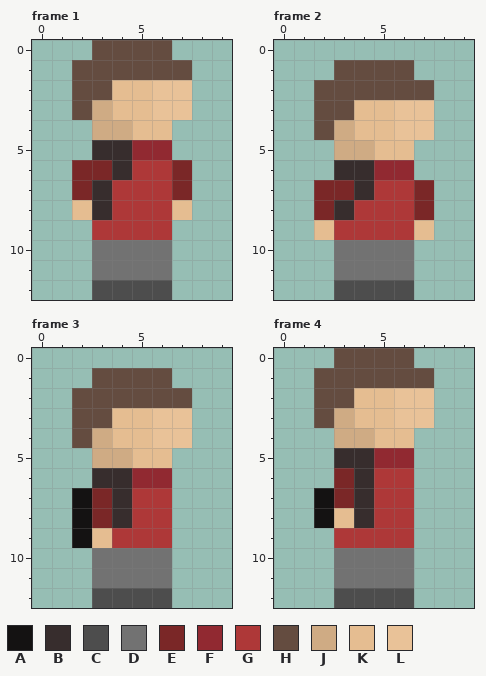
Pixel-art file -- ressources/player/idle/boy-red-idle.aseprite. The picture above was drawn from the file before the commit.
10x13 pixels, 4 frames. Colours within 5 levels of each other are drawn and written as one. Shown: frame 1, frame 2, frame 3, frame 4. The commit also changed other frames, which this record leaves out.
Visible layers, top first: "red/idle/backpack-boy", "red/idle/boy".
Palette (. is transparent): A #141212  B #372d2d  C #4d4d4d  D #727272  E #7a2727  F #912931  G #ae3838  H #644c40  J #cfab84  K #e5bd91  L #e9c298
Pixels before, frame 1, first column x 2:
 0 .HHHH.
 1 HHHHHH
 2 HHKKLL
 3 HJKKLL
 4 .JJKK.
 5 .BBFF.
 6 EEBGGE
 7 EBGGGE
 8 KBGGGK
 9 .GGGG.
10 .DDDD.
11 .DDDD.
12 .CCCC.
Pixels before, frame 2, first column x 2:
 1 .HHHH.
 2 HHHHHH
 3 HHKKLL
 4 HJKKLL
 5 .JJKK.
 6 .BBFF.
 7 EEBGGE
 8 EBGGGE
 9 KGGGGK
10 .DDDD.
11 .DDDD.
12 .CCCC.
Pixels before, frame 3, first column x 2:
 1 .HHHH.
 2 HHHHHH
 3 HHKKLL
 4 HJKKLL
 5 .JJKK.
 6 .BBFF.
 7 AEBGG.
 8 AEBGG.
 9 AKGGG.
10 .DDDD.
11 .DDDD.
12 .CCCC.
Pixels before, frame 4, first column x 2:
 0 .HHHH.
 1 HHHHHH
 2 HHKKLL
 3 HJKKLL
 4 .JJKK.
 5 .BBFF.
 6 .EBGG.
 7 AEBGG.
 8 AKBGG.
 9 .GGGG.
10 .DDDD.
11 .DDDD.
12 .CCCC.
New version:
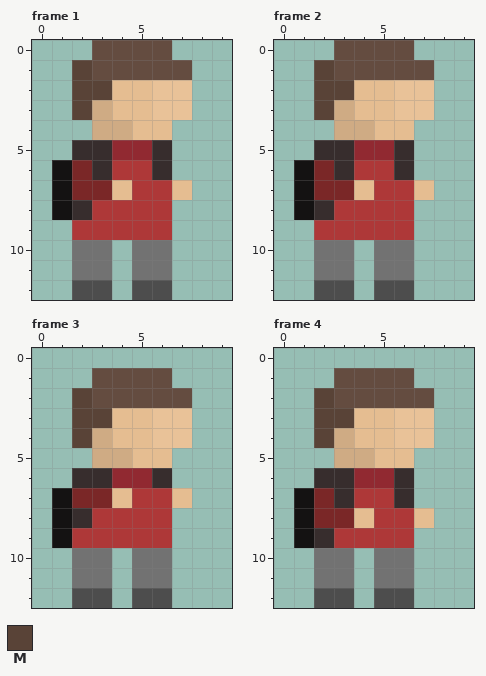
Colours new in this view: M #594337
Commit message: refait les animations de idle
Change:
Changed rows in their new state; - is an unchanged pixel.
Frame 1, layers "red/idle/backpack-boy", "red/idle/boy":
first column x 1:
 1 -M-----
 2 -MM----
 3 -M-----
 5 -B-F-B-
 6 A-BG-B.
 7 A-EK--K
 8 ABG---.
 9 -G-----
10 -D-.---
11 -D-.---
12 -C-.---
Frame 2, layers "red/idle/backpack-boy", "red/idle/boy":
first column x 1:
 0 --HHHH-
 1 -M----H
 2 -MMKKLL
 3 -MJ----
 4 -.-J-K.
 5 -BBFFB-
 6 AE-GGB-
 7 A--K--K
 8 ABG---.
 9 -G----.
10 -D-.---
11 -D-.---
12 -C-.---
Frame 3, layers "red/idle/backpack-boy", "red/idle/boy":
first column x 1:
 2 -M-----
 3 -MM----
 4 -M-----
 6 -B-F-B-
 7 AE-K--K
 8 ABGG---
 9 AGG----
10 -D-.---
11 -D-.---
12 -C-.---
Frame 4, layers "red/idle/backpack-boy", "red/idle/boy":
first column x 1:
 0 --....-
 1 -.----.
 2 -M-HHHH
 3 -MM----
 4 -M-K-LL
 5 --JJKK-
 6 -BBFFB-
 7 AEBG-B-
 8 AEEK--K
 9 AB-----
10 -D-.---
11 -D-.---
12 -C-.---
Pixel boxes of the changes (left, top, right, bottom) in both pictures:
changed: (52, 60, 192, 300)
changed: (294, 40, 434, 300)
changed: (52, 388, 192, 608)
changed: (294, 348, 434, 608)
